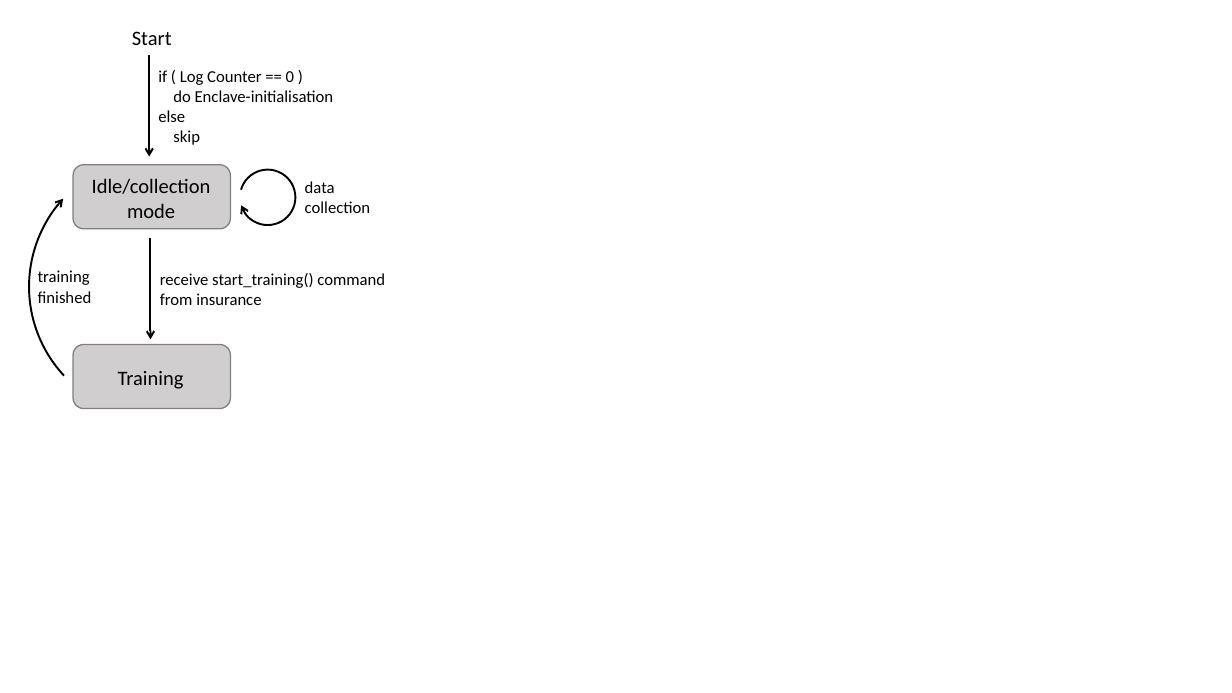
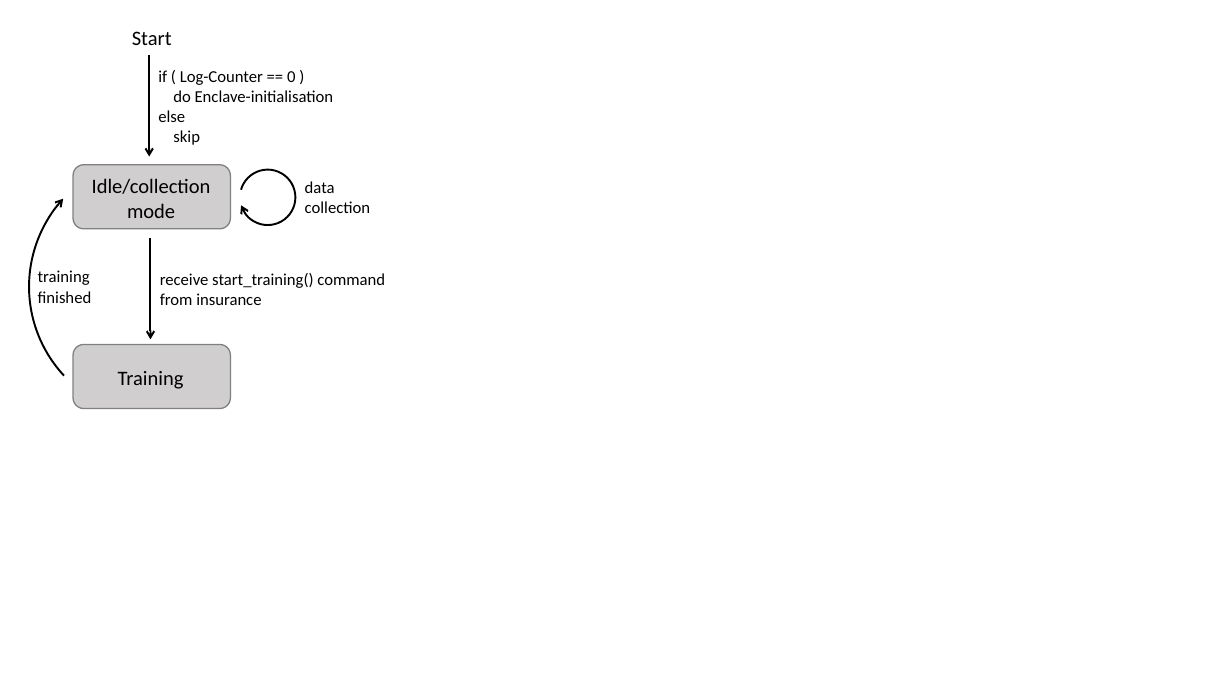
Before and after one commit to loretanr/dp-gbdt, a slide deck: slide 1 of resources/writing/powerpoint/template_only_mine.pptx. Drawn at 1232x693 pixels with LibreOffice and Linux fonts; fonts in the diff are those of the drawing. Boxes give left, top, right and bottom in pixels: in the first picture for what was removed or moved away, otherwise in the second. Text is boxed around its words. In the diff, an @@ line names an element or a change of style, - is before the commit and + after.

```diff
--- a/resources/writing/powerpoint/template_only_mine.pptx
+++ b/resources/writing/powerpoint/template_only_mine.pptx
@@ text at (158, 70, 295, 85): text changed @@
-if ( Log Counter == 0 )
+if ( Log-Counter == 0 )
```
Also in this commit, not shown: 5 other slides changed, 9 other files.
